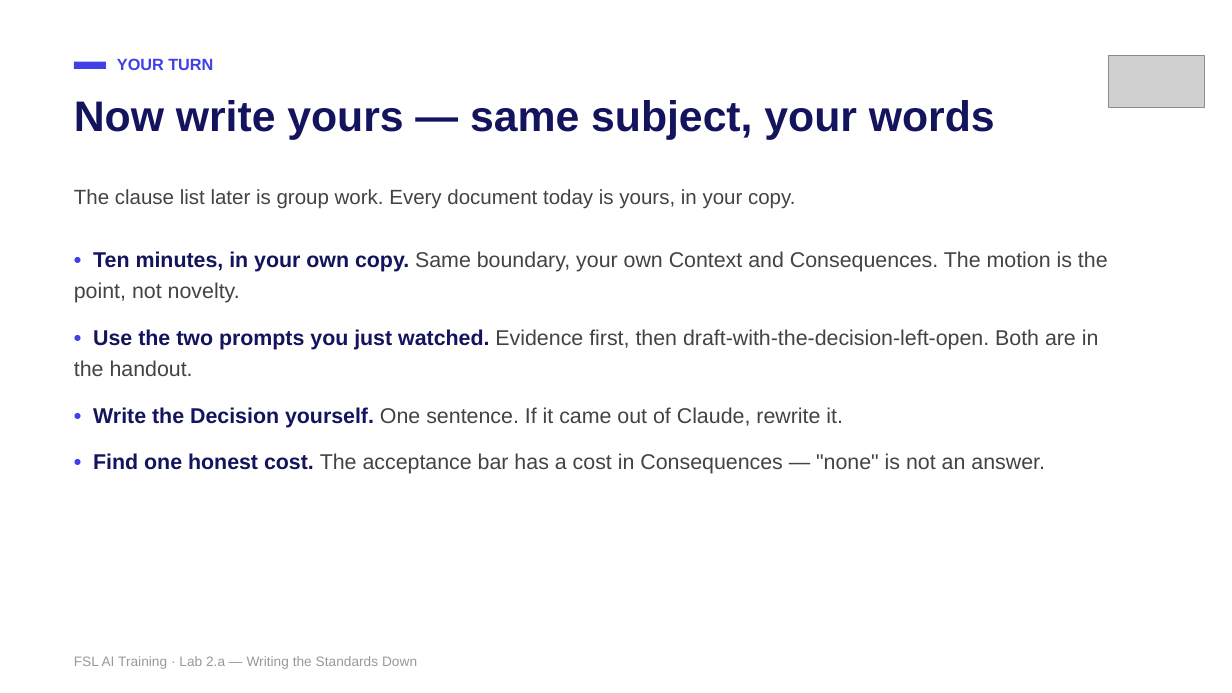
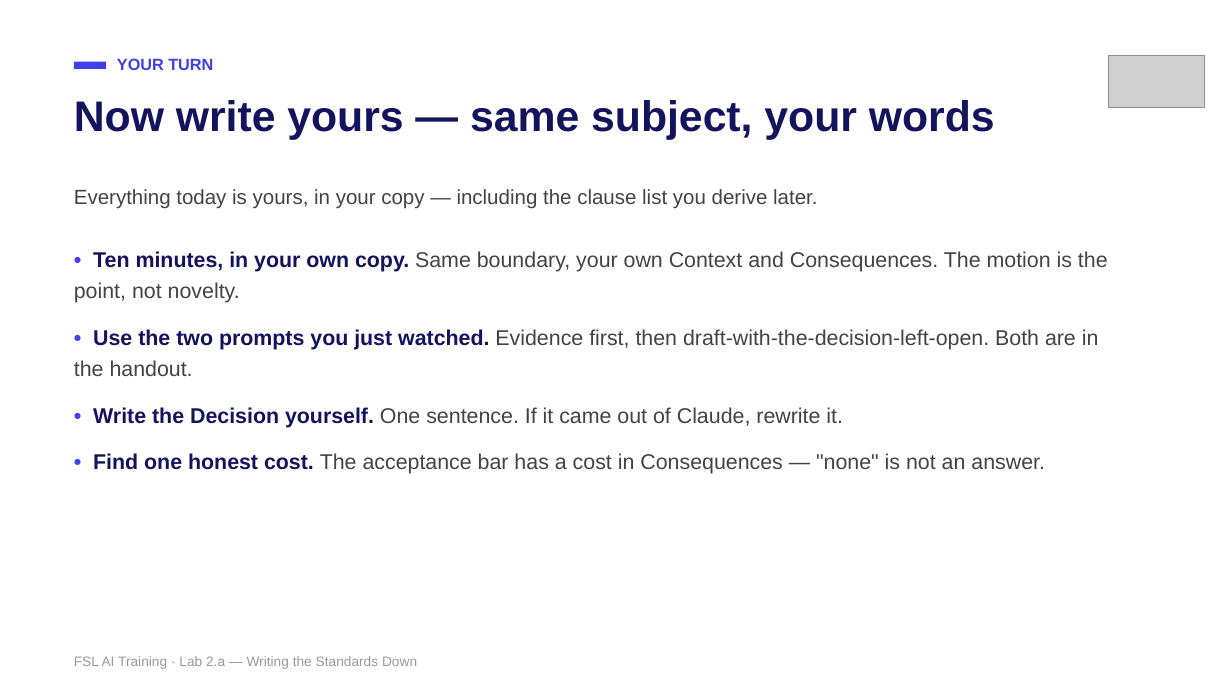
Before and after one commit to mike-tajmajer-fullstacklabs/fsl-taskboard-lab, a slide deck: slide 17 of docs/instructor/lab-2a-writing-the-standards-down.pptx. Drawn at 1232x693 pixels with LibreOffice and Linux fonts; fonts in the diff are those of the drawing; grey boxes stand for pictures. Boxes give left, top, right and bottom in pixels: in the first picture for what was removed or moved away, otherwise in the second. Text is boxed around its words. In the diff, an @@ line names an element or a change of style, - is before the commit and + after.

Commit message:
update to be less group and more individuial and addeed a second demo walkthrough

```diff
--- a/docs/instructor/lab-2a-writing-the-standards-down.pptx
+++ b/docs/instructor/lab-2a-writing-the-standards-down.pptx
@@ text at [74,189,817,209]: text changed @@
-The clause list later is group work. Every document today is yours, in your copy.
+Everything today is yours, in your copy — including the clause list you derive later.
```
Also in this commit, not shown: 3 other slides changed, 18 other files.
